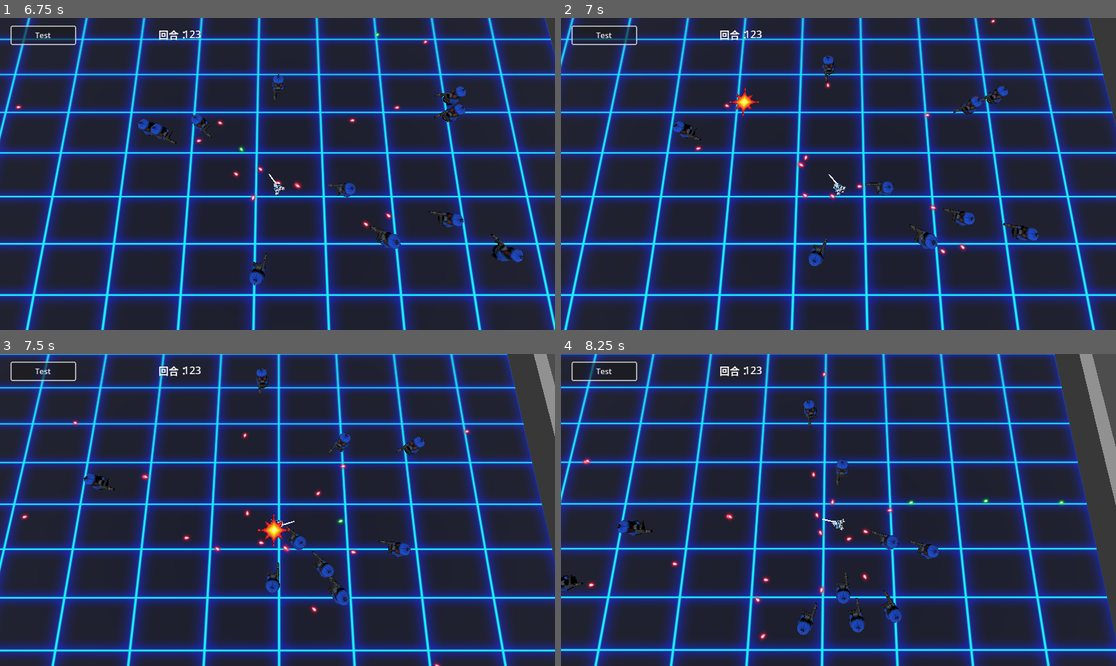
Above: before the commit, frames 1-4 (two rows, left to right).
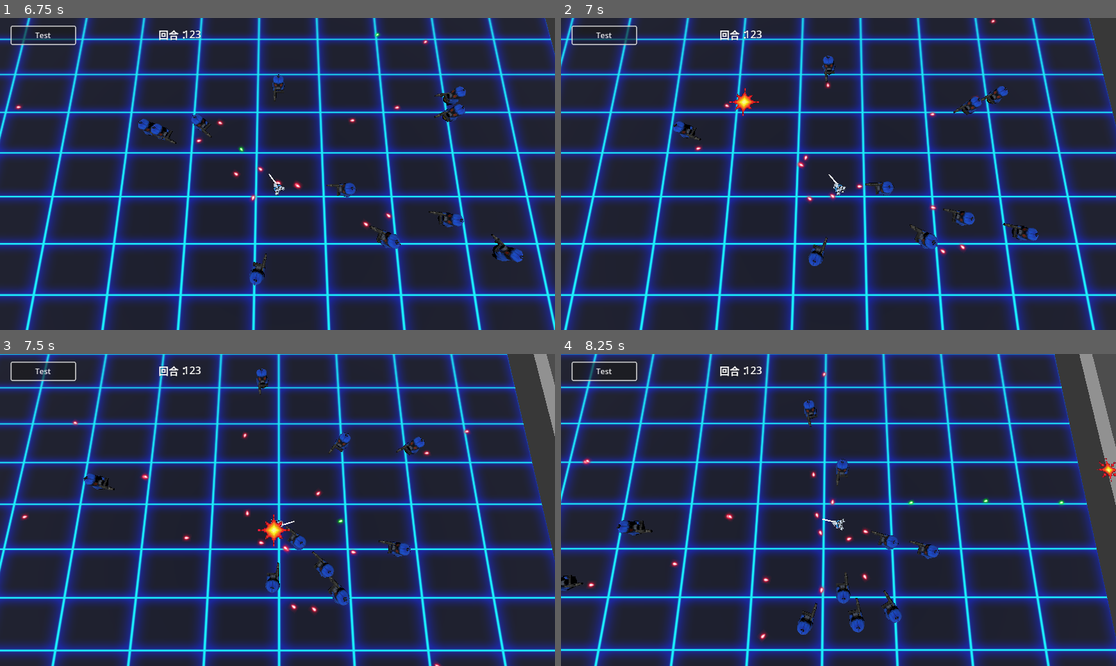
Above: after the commit, the same moments.

Repository: DarkAngelZT/Shooter-DPPO
Game: Godot game, scene res://scene/main_scene.tscn
The game is run twice, just before and just after one commit, with the same random seed, the same clock (stepped at 60 frames per second) and the same inputs.
Inputs (mouse positions are in pixels of both pictures, inside the frame that each line leads up to):
- Up to frame 1 (6.75 s): click "Test" at 0.5 s; tap Enter at 1.25 s; move the mouse to (399, 158) at 1.27 s; press the mouse at (399, 158) at 1.28 s; hold D (move_right) 1.28-2.03 s; move the mouse to (166, 189) at 2.02 s; release the mouse at (166, 189) at 2.03 s; hold S (move_back) 2.03-2.78 s; click (166, 189) at 2.1 s; move the mouse to (333, 105) at 2.77 s; press the mouse at (333, 105) at 2.78 s; hold D (move_right) 2.78-3.53 s; tap Mouse wheel down (zoom_in) at 2.85 s; move the mouse to (249, 236) at 3.52 s; release the mouse at (249, 236) at 3.53 s; hold W (move_forward) 3.53-4.28 s; tap Mouse wheel up (zoom_out) at 3.6 s; click (249, 236) at 3.8 s; move the mouse to (444, 220) at 4.27 s; hold P 4.28-5.03 s; hold A (move_left) 4.28-5.78 s; click (444, 220) at 4.55 s; move the mouse to (111, 127) at 5.02 s; tap Z at 5.1 s; click (111, 127) at 5.3 s; move the mouse to (305, 174) at 5.77 s; hold S (move_back) 5.78-6.53 s; hold X 5.78-6.53 s; click (305, 174) at 6.05 s; move the mouse to (194, 96) at 6.52 s; hold D (move_right) from 6.53 s (still down); click (194, 96) at 6.6 s
- Up to frame 2 (7 s): keep holding D (move_right)
- Up to frame 3 (7.5 s): move the mouse to (399, 494) at 7.27 s; release D (move_right) at 7.28 s; press the mouse at (399, 494) at 7.28 s; hold W (move_forward) from 7.28 s (still down)
- Up to frame 4 (8.25 s): move the mouse to (727, 525) at 8.02 s; release W (move_forward) at 8.03 s; release the mouse at (727, 525) at 8.03 s; hold D (move_right) from 8.03 s (still down); tap Mouse wheel down (zoom_in) at 8.1 s

Frame 1 is identical in both runs. In frame 2, less than 0.1% of the frame differs, in the area x 43-68%, y 29-60%; in frame 3, 0.1%; in frame 4, 0.2%, in the area x 34-100%, y 33-81%.
Error before the commit: Invalid access to property or key 'field_id' on a base object of type 'previously freed'. (res://scripts/Bullet.gd:18)
Error after the commit: Invalid access to property or key '0' on a base object of type 'Dictionary'. (res://scripts/TrainingField.gd:92)

Commit message:
play模式跑通

Diff:
--- a/scripts/Bullet.gd
+++ b/scripts/Bullet.gd
@@ -10,12 +10,14 @@
 var direction:Vector3
 var space_state
 var instigator
+var instigator_field_id
+var instigator_id
 # Called when the node enters the scene tree for the first time.
 func _ready():
 	space_state = get_world_3d().direct_space_state
 
 func _physics_process(delta):
-	if GameData.game_pause[instigator.field_id]:
+	if GameData.game_pause[instigator_field_id]:
 		return
 
 	var old_position = position
@@ -34,3 +36,11 @@
 func on_hit(other):
 	hit.emit(other)
 	queue_free()
+
+func on_field_reset(field_id):
+	if field_id == instigator_field_id:
+		queue_free()
+
+func _notification(what):
+	if what == NOTIFICATION_PREDELETE:
+		GameManager.instance.on_field_reset.disconnect(on_field_reset)
--- a/scripts/CharacterBase.gd
+++ b/scripts/CharacterBase.gd
@@ -53,8 +53,11 @@
 
 		bullet.speed = get_bullet_speed()
 		bullet.instigator = self
+		bullet.instigator_id = self.id
+		bullet.instigator_field_id = self.field_id
 
 		bullet.hit.connect(on_bullet_hit)
+		GameManager.instance.on_field_reset.connect(bullet.on_field_reset)
 		GameManager.instance.root.add_child(bullet)
 		set_can_shoot(false)
 
--- a/scripts/GameManager.gd
+++ b/scripts/GameManager.gd
@@ -11,6 +11,8 @@
 	Manual = 1,
 	AI = 2
 }
+
+signal on_field_reset
 
 @export
 var field_amount:int = 1
@@ -90,7 +92,7 @@
 	for i in range(amount):
 		GameData.player_input[i]=GameData.PlayerInputState.new(i)
 		GameData.game_end[i]=false
-		GameData.game_pause[i]=false
+		GameData.game_pause[i]= true if control_mode == ControlMode.AI else false
 		GameData.actor_info[i]={}
 		if control_mode == ControlMode.AI:
 			GameData.ai_need_update[i] = 1
@@ -172,6 +174,8 @@
 		GameData.game_end[field_id] = false
 		GameData.game_pause[field_id] = false
 
+		on_field_reset.emit(field_id)
+
 func spawn_player(scene_root, position, rotation=Quaternion.IDENTITY):
 	var player = player_prefab.instantiate()
 	scene_root.add_child(player)
@@ -215,20 +219,22 @@
 
 	for f in training_fields.values():
 		var field_id = f.id
-		if not GameData.game_pause[field_id] and GameData.ai_need_update[field_id] == 1:
-			if GameData.game_end[field_id]:
-				NetworkManager.instance.send_server_state(field_id,field_id,null,0,true)
-			else:
-				var p = f.player
-				var data = p.get_sensor_data()
-				var game_end = GameData.game_end[p.field_id]
-				var reward = calculate_reward(p.field_id)
-				NetworkManager.instance.send_server_state(p.field_id,p.id,data,reward,game_end)
-				GameData.player_shooted[p.id] = false
-				GameData.mob_kill_cache[p.id] = 0
-			GameData.ai_need_update[field_id] = 0
-		if GameData.ai_need_update[field_id] > 0:
-			GameData.ai_need_update[field_id] -= 1
+		if not GameData.game_pause[field_id]:
+			if GameData.ai_need_update[field_id] == 1:
+				if GameData.game_end[field_id]:
+					NetworkManager.instance.send_server_state(field_id,field_id,null,0,true)
+				else:
+					var p = f.player
+					var data = p.get_sensor_data()
+					var game_end = GameData.game_end[p.field_id]
+					var reward = calculate_reward(p.field_id)
+					if not NetworkManager.instance.send_server_state(p.field_id,p.id,data,reward,game_end):
+						return
+					GameData.player_shooted[p.id] = false
+					GameData.mob_kill_cache[p.id] = 0
+				GameData.ai_need_update[field_id] = 0
+			if GameData.ai_need_update[field_id] > 0:
+				GameData.ai_need_update[field_id] -= 1
 
 func calculate_reward(field_id)->float:
 	var training_field = training_fields[field_id]
@@ -243,6 +249,11 @@
 		var kill_reward = 0.03 * GameData.mob_kill_cache[player.id]
 
 		var reward = stay_penalty + life_loss_penalty + shoot_bonus + kill_reward
+
+		#clean up
+		GameData.mob_kill_cache[player.id] = 0
+		GameData.player_shooted[player.id] =false
+		GameData.player_hp_cache[player.id] = player.health
 		return reward
 
 func test_func():
--- a/scripts/NetworkManager.gd
+++ b/scripts/NetworkManager.gd
@@ -56,6 +56,7 @@
 	for c in pending_clients:
 		clients[client_id_counter] = c
 		send_client_assignment_msg(c, client_id_counter, client_id_counter)
+		GameData.game_pause[client_id_counter] = false
 		client_id_counter += 1
 
 	pending_clients.clear()
@@ -67,8 +68,6 @@
 			var msg_recv = ai_pb.ClientMsg.new()
 			var result_code = msg_recv.from_bytes(packet[1])
 			if result_code == ai_pb.PB_ERR.NO_ERRORS:
-				print('receive data')
-				print(msg_recv.to_string())
 				var msg_type = msg_recv.get_msg_type()
 				if msg_type == C_RESET:
 					var field_id = msg_recv.get_field_id()
@@ -87,7 +86,7 @@
 
 func _notification(what):
 	if what == NOTIFICATION_PREDELETE:
-		if ctrl_client.get_status() == StreamPeerTCP.STATUS_CONNECTED :
+		if ctrl_client != null and ctrl_client.get_status() == StreamPeerTCP.STATUS_CONNECTED :
 			var ctrl_msg = ai_pb.ServerCtrlMsg.new()
 			ctrl_msg.set_cmd(S_CLOSE)
 			var packed = ctrl_msg.to_bytes()
@@ -111,7 +110,7 @@
 	return Vector2(x,y)
 
 func serialize_sensor_data(sensor_data, target_msg):
-	var msg = target_msg.new_sesnor_data()
+	var msg = target_msg.new_sensor_data()
 	var player_state = msg.new_player_state()
 	#===player state===
 	player_state.set_hp(sensor_data.player_data.hp)
@@ -120,7 +119,7 @@
 	player_state.set_is_moving(sensor_data.player_data.is_moving)
 	player_state.set_shoot_cd_left(sensor_data.player_data.shoot_cd_left)
 	for distance in sensor_data.player_data.terrain_info:
-		player_state.terrain_info.add_terrain_info(distance)
+		player_state.add_terrain_info(distance)
 	#===================
 	for i in range(PlayerSensor.NEAR,PlayerSensor.FAR+1):
 		#===mob data===
@@ -142,7 +141,7 @@
 func send_server_state(field_id,id,sensor_data,reward,game_end):
 	var client = get_client(id)
 	if client == null:
-		return
+		return false
 	var server_msg = ai_pb.ServerMsg.new()
 	server_msg.set_field_id(field_id)
 	server_msg.set_id(id)
@@ -154,6 +153,7 @@
 
 	var packed  = server_msg.to_bytes()
 	client.put_data(packed)
+	return true
 
 func send_client_assignment_msg(client,field_id,id):
 	var server_msg = ai_pb.ServerMsg.new()
--- a/scripts/Player.gd
+++ b/scripts/Player.gd
@@ -65,7 +65,6 @@
 
 func take_damage(damage):
 	super.take_damage(damage)
-	GameData.player_hp_cache[id] = health
 
 func shoot():
 	if can_shoot:
--- a/scripts/PlayerSensor.gd
+++ b/scripts/PlayerSensor.gd
@@ -221,11 +221,17 @@
 		else:
 			var obj_owner = obj.owner
 			if obj_owner is Bullet:
-				if obj_owner.instigator.field_id == owner_field_id:
-					if obj_owner.instigator is Player:
-						bullet_player.append(obj_owner)
-					elif obj_owner.instigator is Mob:
-						bullet_monster.append(obj_owner)
+				if obj_owner.instigator_field_id == owner_field_id:
+					if  obj_owner.instigator != null:
+						if obj_owner.instigator is Player:
+							bullet_player.append(obj_owner)
+						elif obj_owner.instigator is Mob:
+							bullet_monster.append(obj_owner)
+					else:
+						if GameManager.instance.players.has(obj_owner.instigator_id):
+							bullet_player.append(obj_owner)
+						else:
+							bullet_monster.append(obj_owner)
 	#计算分区信息
 	analyse_bullets(bullet_monster,sensor_data.mob_bullet_data)
 	analyse_bullets(bullet_player, sensor_data.player_bullet_data)
--- a/scripts/TrainingField.gd
+++ b/scripts/TrainingField.gd
@@ -27,8 +27,11 @@
 	monsters.clear()
 	for spawner in mob_spawner:
 		spawner.reset()
-	player.queue_free()
+	if player:
+		player.queue_free()
 	GameData.actor_info[id].clear()
+	GameData.mob_kill_cache[id]=0
+	GameData.player_hp_cache[id] = GameManager.instance.game_settings.player_health
 	init(id)
 	on_reset.emit(self)
 # Called when the node enters the scene tree for the first time.
@@ -86,6 +89,7 @@
 
 func on_mob_dead(mob):
 	if is_instance_valid(mob):
+		GameData.mob_kill_cache[id]+=1
 		GameData.actor_info[id].erase(mob.id)
 		monsters.erase(mob.id)
 		mob.queue_free()
Not shown, changed: torch/model.py
Not shown, changed: torch/shooter_main.py
Not shown, changed: torch/util.py
